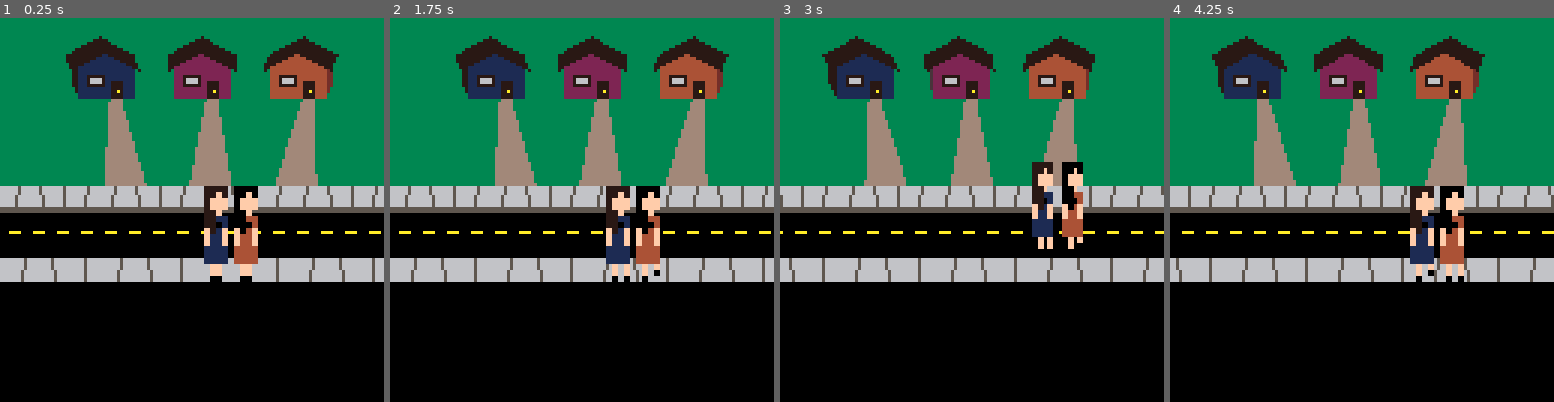
Above: before the commit, frames 1-4 (left to right).
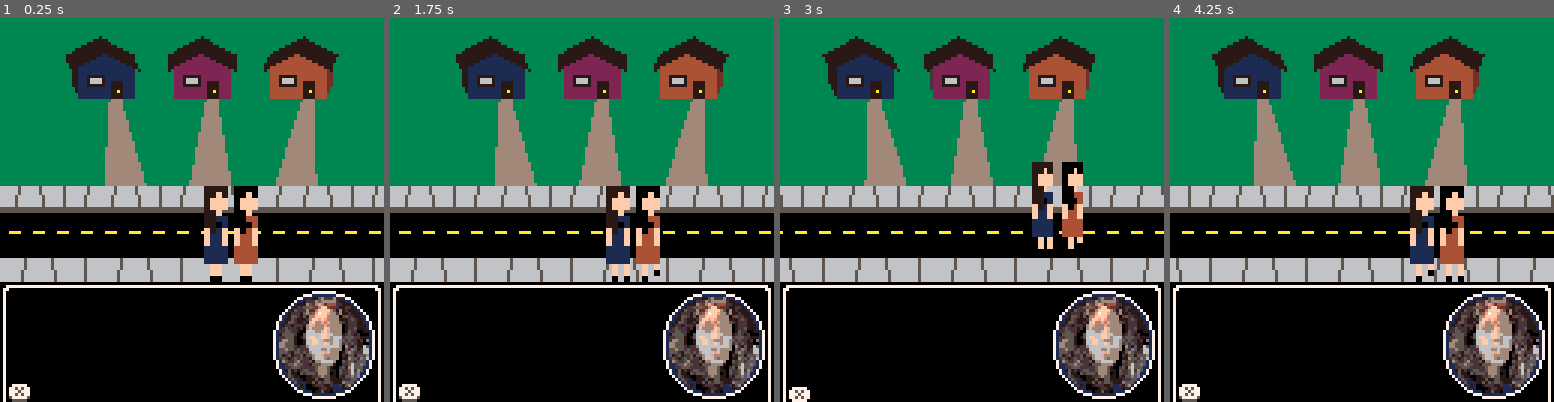
Above: after the commit, the same moments.

Repository: Minimistro32/kate
Game: PICO-8 cartridge kate.p8
Two runs of this game, one before a commit and one after it. Both use one fixed random seed, a clock stepped at 60 frames per second and the inputs below.
Inputs:
- Up to frame 1 (0.25 s): no input
- Up to frame 2 (1.75 s): tap X (X key) at 0.33, 1.07 s; tap O (Z key) at 0.7, 1.7 s; hold Right from 1.6 s (still down)
- Up to frame 3 (3 s): tap X (X key) at 1.85, 2.97 s; release Right at 2.1 s; tap O (Z key) at 2.1, 2.5, 2.9 s; hold Up 2.15-2.42 s; hold Right from 2.47 s (still down)
- Up to frame 4 (4.25 s): release Right at 3.03 s; hold Left 3.08-3.58 s; tap O (Z key) at 3.3, 3.7, 4.1 s; hold Down 3.63-3.97 s; hold Right from 4.02 s (still down); tap X (X key) at 4.08 s

The runs differ from the first frame. In frame 1, 7.1% of the frame differs, in the area x 0-100%, y 69-100%; in frame 2, 7.1%; in frame 3, 7.1%; in frame 4, 7.1%.

Commit message:
test pointer,x btn,UI

Diff:
--- a/kate.p8
+++ b/kate.p8
@@ -3,7 +3,13 @@
 __lua__
 -- INIT
 function _init()
-	poke(0x5f2e,0) --persist pal swap
+	--pointer
+	should_point = false
+	point_x = 64
+	point_y = 64
+
+	--palette controls
+	poke(0x5f2e,1) --persist pal swap
 	pal({1,2,3,4,5,6,7,10,134,133,132,128,12,11,15,16}, 1)
 
 	pal_swap_screen_segment()
@@ -71,7 +77,7 @@
 	should_cycle_once = true
 
 	--music
-	music(0,0,9)
+	-- music(0,0,9)
 end
 
 function add_houses(n)
@@ -99,33 +105,39 @@
 	kate_scale = min(max(((y_pos-4)/32)^2, 0.4), 2) --literal magic
 
 	--input
-	speed_scale = min(((y_pos)/56)^2, 1) --literal magic (56?)
-	moving = btn() & 0x0f > 0
-
-	if (btn(0)) then
-		if y_pos > 39 and x_pos < 12 and x_scroll % 128 > 10 then
-			x_scroll-=0.5
-		elseif x_pos > -4 then
-			x_pos-=(1*speed_scale)
-		end
-		facing_cam = false
-	end
-	if (btn(1)) then
-		if y_pos > 39 and x_pos > 80 then
-			x_scroll+=0.5
-		else
-			x_pos+=(1*speed_scale)
-		end
-		facing_cam = true
-	end
-	if (btn(2)) and y_pos > 22.5 then
-		y_pos-=(1*speed_scale)
-		facing_cam = false
-	end
-	if (btn(3)) and y_pos < 56 then
-		y_pos+=(1*speed_scale)
-		facing_cam = true
-	end
+	if should_point then
+		upd_point()
+		moving = false
+	else
+		speed_scale = min(((y_pos)/56)^2, 1) --literal magic (56?)
+		moving = btn() & 0x0f > 0
+
+		if btn(0) then
+			if y_pos > 39 and x_pos < 12 and x_scroll % 128 > 10 then
+				x_scroll-=0.5
+			elseif x_pos > -4 then
+				x_pos-=(1*speed_scale)
+			end
+			facing_cam = false
+		end
+		if btn(1) then
+			if y_pos > 39 and x_pos > 80 then
+				x_scroll+=0.5
+			else
+				x_pos+=(1*speed_scale)
+			end
+			facing_cam = true
+		end
+		if btn(2) and y_pos > 22.5 then
+			y_pos-=(1*speed_scale)
+			facing_cam = false
+		end
+		if btn(3) and y_pos < 56 then
+			y_pos+=(1*speed_scale)
+			facing_cam = true
+		end
+	end
+	pressed = btn(5) --x; z is 4
 
 	--cycles houses
 	if x_scroll % 128 == 0 and should_cycle_once then
@@ -143,11 +155,48 @@
 
 -->8
 --DRAW
+function draw_ui()
+	color(7)
+	--border
+	line(1,128,1,89)
+	pset(2,90,7)
+	line(126,89)
+	pset(125,90,7)
+	line(126,128)
+
+	--drawpalette
+	-- draw_pal(4,{56,100})
+
+	--print("x",justify(4,0,1.0),120,2)
+
+	--controls
+	slide=0
+	ovalfill(justify(1,9,slide),124,justify(1,3,slide),127,5)
+	print('★',justify(7,3,slide),122+tonum(pressed),5)
+	print('❎',justify(7,3,slide),122+tonum(pressed),7)
+
+	slide=abs(slide-1)
+
+	--face
+	ovalfill(justify(1,3,slide),91,justify(1,36,slide),126,1)
+	sspr(64,32,30,32,justify(30,5,slide),93,30,32)
+	oval(justify(1,3,slide),91,justify(1,36,slide),126,7)
+	-- ovalfill(3,91,36,126,1)
+	-- sspr(64,32,30,32,5,93,30,32)
+	-- oval(3,91,36,126,7)
+
+	--bevel
+	pset(1,89,0)
+	pset(126,89,0)
+	color()
+end
+
 function _draw()
 	cls(3)
 	rectfill(0,56,128,128,0)
 	palt(0, false)
 	palt(14, true)
+	draw_ui()
 
 	-- print(x_pos, y_pos)
 	-- print(x_scroll % 128)
@@ -178,6 +227,9 @@
 	pal(1,1)
 
 	palt()
+	if should_point then
+		drw_point(2, 14)
+	end
 end
 
 function draw_kate_face()
@@ -222,6 +274,8 @@
 -->8
 --HELPERS
 function tan(x) return sin(x) / cos(x) end
+
+function justify(width,offset,percent) return ((128-width-(2*offset))/128)*(percent*128)+offset end
 
 function polyfill(coords, col)
 	--build_obj
@@ -257,13 +311,38 @@
 	memset(0x5f7b,0xff,7)
 end
 
+function upd_point()
+	if (btn(0)) then
+		point_x-=1
+	end
+	if (btn(1)) then
+		point_x+=1
+	end
+	if (btn(2)) then
+		point_y-=1
+	end
+	if (btn(3)) then
+		point_y+=1
+	end
+end
+
+function drw_point(cursor_col, point_col)
+	prev = color(cursor_col)
+	line(point_x-2,point_y,point_x+2,point_y)
+	line(point_x,point_y+2,point_x,point_y-2)
+	print(point_x, 1, 1)
+	print(point_y, 1, 7)
+	pset(point_x, point_y,point_col)
+	color(prev)
+end
+
 -->8
 --JUNK
-function draw_pal()
-	for c=0,15 do
-		local x = (c%4)*32
-		local y = flr(c/4)*32
-		rectfill(x, y, x+31,y+31, c)
+function draw_pal(size, pos)
+	for i=0,3 do
+		for j=0,3 do
+			rectfill(pos[1]+i*size,pos[2]+j*size,pos[1]+i*size+(size-1),pos[2]+j*size+(size-1),i*4+j)
+		end
 	end
 end
 
Not shown, changed: 33 lines of the sprite sheet (__gfx__) section of kate.p8
